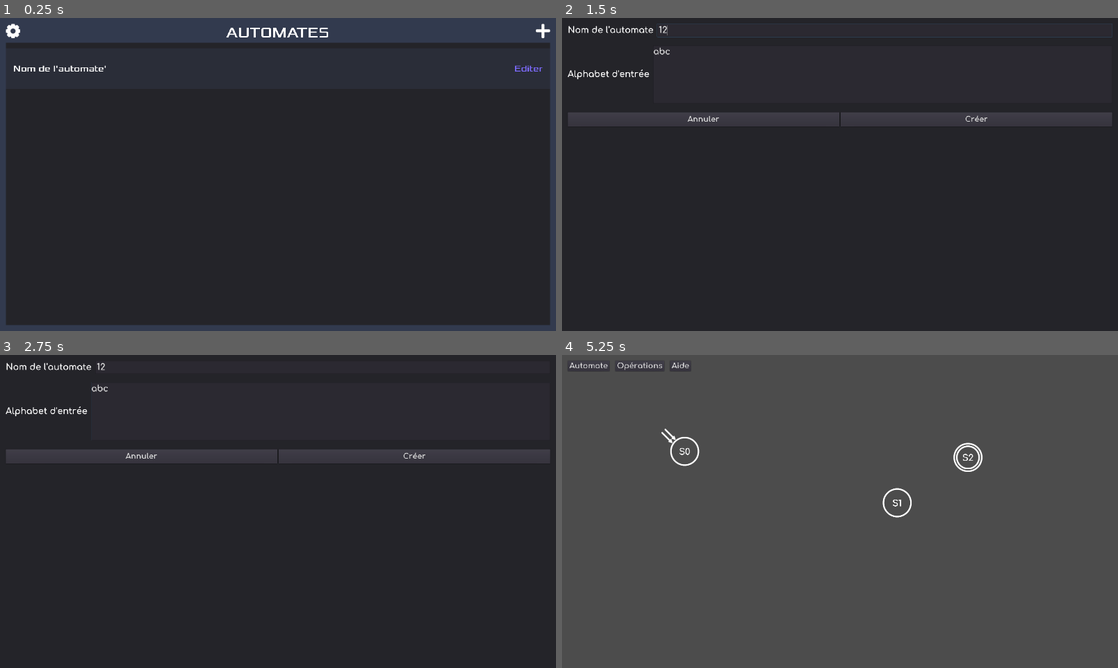
Above: before the commit, frames 1-4 (two rows, left to right).
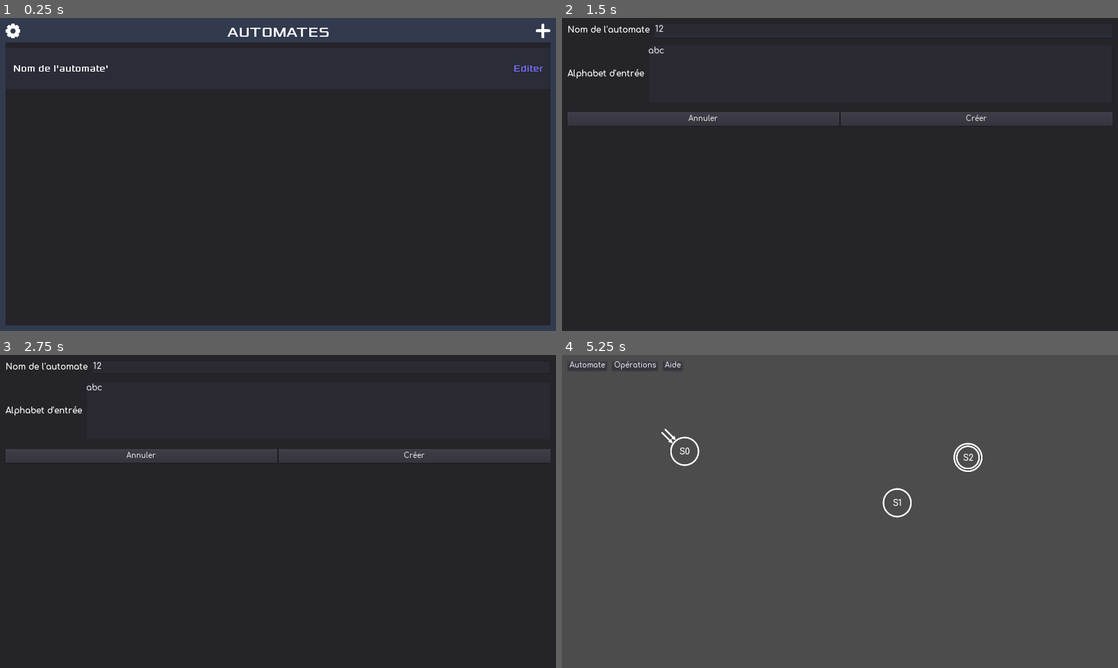
Above: after the commit, the same moments.

Repository: RedaMorsli/Automates
Game: Godot game, scene res://src/activities/MainMenu.tscn
Same seed, same stepped clock (60 frames per second), same inputs: the game is played once before the commit and once after it.
Inputs (mouse positions are in pixels of both pictures, inside the frame that each line leads up to):
- Up to frame 1 (0.25 s): no input
- Up to frame 2 (1.5 s): click (1106, 33) at 0.5 s; click (884, 30) at 1.27 s; type "12" at 1.35 s
- Up to frame 3 (2.75 s): click "Nom de l'automate'" at 2 s
- Up to frame 4 (5.25 s): click "Editer" at 2.75 s; click "Annuler" at 3.5 s; click (1106, 370) at 4.25 s; click "Créer" at 5 s

The runs differ from the first frame. In frame 1, 0.4% of the frame differs, in the area x 1-99%, y 1-99%; in frame 2, 1.2%, in the area x 1-99%, y 1-35%; in frame 3, 0.8%; in frame 4, 0.3%.

Commit message:
Improve linkes

Diff:
--- a/project.godot
+++ b/project.godot
@@ -30,7 +30,7 @@
 window/size/height=1080
 window/size/test_width=1280
 window/size/test_height=720
-window/stretch/mode="viewport"
+window/stretch/mode="2d"
 window/stretch/aspect="expand"
 
 [input]
--- a/src/activities/EditAutomate.tscn
+++ b/src/activities/EditAutomate.tscn
@@ -36,6 +36,7 @@
 final = true
 
 [node name="EditCamera" type="Camera2D" parent="Visual"]
+visible = false
 position = Vector2( 960, 540 )
 limit_left = -1280
 limit_top = -720
--- a/src/entities/Etat.gd
+++ b/src/entities/Etat.gd
@@ -22,11 +22,8 @@
 		$SpriteInitial.hide()
 
 func _process(delta):
-	if (drag) and (Input.is_action_pressed("click")) and (not EditVars.linking):
+	if (drag) and (Input.is_action_pressed("click")):
 		move_and_slide((get_global_mouse_position() - position) * 50)
-	if Input.is_action_just_pressed("click") and EditVars.linking:
-		EditVars.link_with(self)
-		drag = false
 
 func _on_Etat_input_event(viewport, event, shape_idx):
 	if event is InputEventMouseButton:
--- a/src/entities/Instruction.gd
+++ b/src/entities/Instruction.gd
@@ -1,4 +1,6 @@
 extends Node2D
+
+signal right_click_instruction(instruction)
 
 #Colors
 const white = Color(1, 1, 1, 1)
@@ -8,53 +10,52 @@
 var mot_lu = []
 var etat_fin : KinematicBody2D
 
+var inverse : bool = true
+var drag : bool
+
 func _draw():
 	var center = (etat_debut.position + etat_fin.position) / 2
 	var start = etat_debut.position
 	var end = etat_fin.position
 	var start_angle = atan2(start.y - center.y, start.x - center.x)
 	var end_angle = atan2(end.y - center.y, end.x - center.x)
+	var start_inverse = atan2(start.x - center.x, start.y - center.y)
+	var end_iverse = atan2(end.x - center.x, end.y - center.y)
 	var radius = etat_debut.position.distance_to(center)
+
 	#draw link
-	draw_line(etat_debut.position, etat_fin.position, Color(1, 1, 1, 1), 10)
-	#draw_arc(center, radius, start_angle, end_angle, 32, Color(1, 1, 1, 1), 10)
+	draw_line(etat_debut.position, $Arrow.position, Color(1, 1, 1, 1), 10)
+	draw_line($Arrow.position, etat_fin.position, Color(1, 1, 1, 1), 10)
+	#if inverse:
+		#draw_arc(center, radius, end_angle, start_angle, 32, Color(1, 1, 1, 1), 10)
+	#else:
+		#draw_arc(center, radius, start_angle, end_angle, 32, Color(1, 1, 1, 1), 10)
 
 	#rotate arrow
-	$Arrow.position = center
-	var angle = end.angle_to_point(start)
+	var angle = $Arrow.position.direction_to(end).angle()
 	$Arrow.rotation_degrees = rad2deg(angle)
 
 	#draw  word
 	var word = String(mot_lu)
-	draw_string(load("res://assets/fonts/font_button.tres"), Vector2(center.x, center.y - 50), word)
+	var text_pos = Vector2($Arrow.position.x, $Arrow.position.y -50)
+	draw_string(load("res://assets/fonts/font_button.tres"), text_pos, word)
 
 # Called when the node enters the scene tree for the first time.
 func _ready():
+	$Arrow.position = (etat_debut.position + etat_fin.position) / 2
 	pass
 
 func _process(delta):
-		#$Line2D.set_point_position(0, etat_debut.position)
-		#$Line2D.set_point_position(1, etat_fin.position)
 		update()
+		if (drag) and (Input.is_action_pressed("click")):
+			$Arrow.move_and_slide((get_global_mouse_position() - $Arrow.position) * 50)
 
-func set_etat_fin(etat):
-	etat_fin = etat
-	for i in range($Line2D.points.size()):
-		if i == 0:
-			continue
+
+func _on_Arrow_input_event(viewport, event, shape_idx):
+	if event is InputEventMouseButton:
+		if event.is_pressed():
+			drag = true
 		else:
-			$Line2D.remove_point(i)
-	$Line2D.add_point(etat_fin.position)
-	print(etat_debut.nom, etat_fin.nom)
-
-func draw_circle_arc( center, radius, angle_from, angle_to, color ):
-	var nb_points = 32
-	var points_arc = PoolVector2Array()
-
-	for i in range(nb_points+1):
-		var angle_point = angle_from + i*(angle_to-angle_from)/nb_points - 90
-		var point = center + Vector2( cos(deg2rad(angle_point)), sin(deg2rad(angle_point)) ) * radius
-		points_arc.push_back( point )
-
-	for indexPoint in range(nb_points):
-		draw_line(points_arc[indexPoint], points_arc[indexPoint+1], color)
+			drag = false
+	if event.is_action_pressed("ui_right_mouse"):
+		emit_signal("right_click_instruction", self)
--- a/src/entities/Instruction.tscn
+++ b/src/entities/Instruction.tscn
@@ -1,23 +1,20 @@
 [gd_scene load_steps=4 format=2]
 
 [ext_resource path="res://src/entities/Instruction.gd" type="Script" id=1]
-[ext_resource path="res://assets/icones/arrow.png" type="Texture" id=2]
+[ext_resource path="res://assets/icones/arrow_normal.png" type="Texture" id=2]
 
 [sub_resource type="CircleShape2D" id=1]
-radius = 37.7529
+radius = 30.0
 
 [node name="Instruction" type="Node2D"]
 script = ExtResource( 1 )
 
-[node name="Line2D" type="Line2D" parent="."]
-visible = false
-points = PoolVector2Array( 214.424, 469.511, 1470.54, 472.161 )
-default_color = Color( 1, 1, 1, 1 )
+[node name="Arrow" type="KinematicBody2D" parent="."]
+input_pickable = true
 
-[node name="Arrow" type="KinematicBody2D" parent="."]
-
-[node name="Sprite" type="Sprite" parent="Arrow"]
+[node name="Spirite" type="Sprite" parent="Arrow"]
 texture = ExtResource( 2 )
 
 [node name="CollisionShape2D" type="CollisionShape2D" parent="Arrow"]
 shape = SubResource( 1 )
+[connection signal="input_event" from="Arrow" to="." method="_on_Arrow_input_event"]
Binary file added: assets/icones/arrow_normal.png
Not shown, added: assets/icones/arrow_normal.png.import
Not shown, changed: automates.apk
